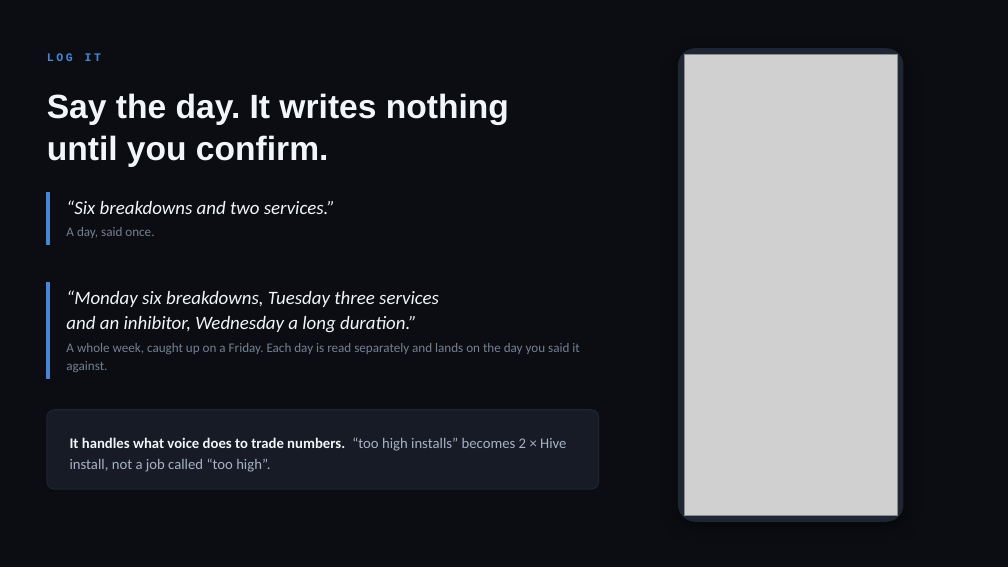
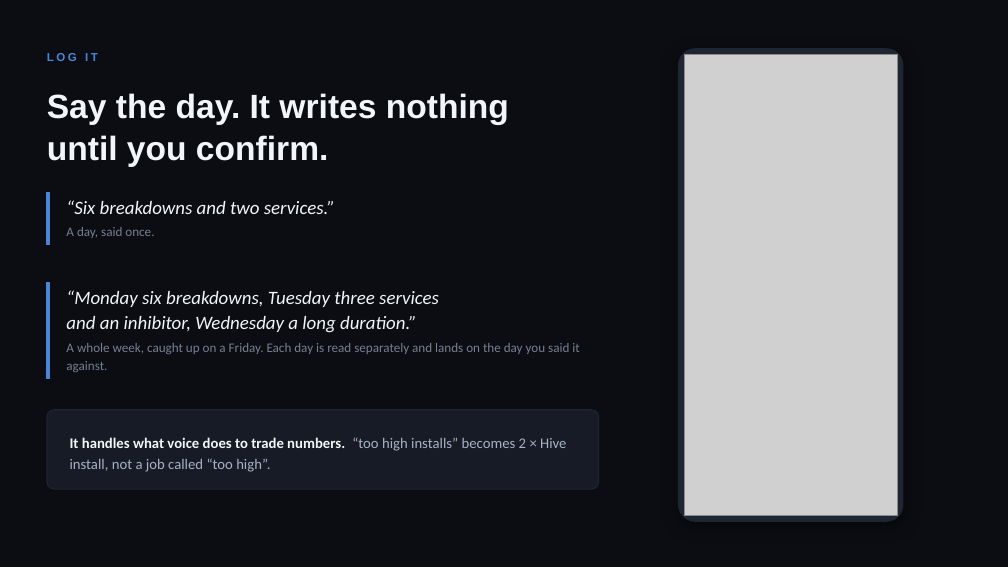
Before and after one commit to belacorg/CTAPTracker, a slide deck: slide 3 of docs/presentation/CTAP-Tracker.pptx. Drawn at 1008x567 pixels with LibreOffice and Linux fonts; fonts in the diff are those of the drawing; grey boxes stand for pictures. Boxes give left, top, right and bottom in pixels: in the first picture for what was removed or moved away, otherwise in the second. Text is boxed around its words. In the diff, an @@ line names an element or a change of style, - is before the commit and + after.

```diff
--- a/docs/presentation/CTAP-Tracker.pptx
+++ b/docs/presentation/CTAP-Tracker.pptx
@@ text "LOG IT" at box(47, 53, 98, 61): font Courier New to Arial @@
```
Also in this commit, not shown: 9 other slides changed, 19 other files.
